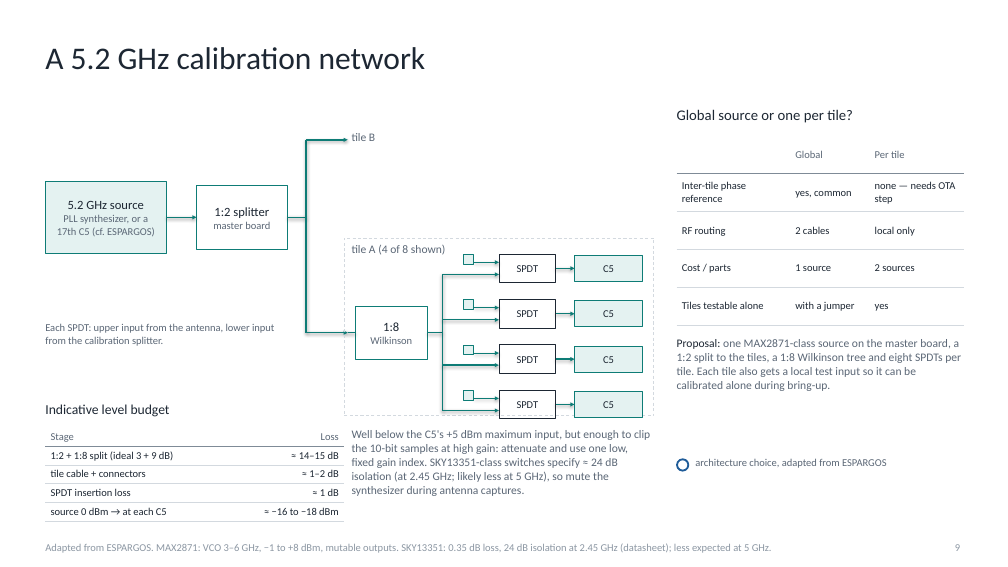
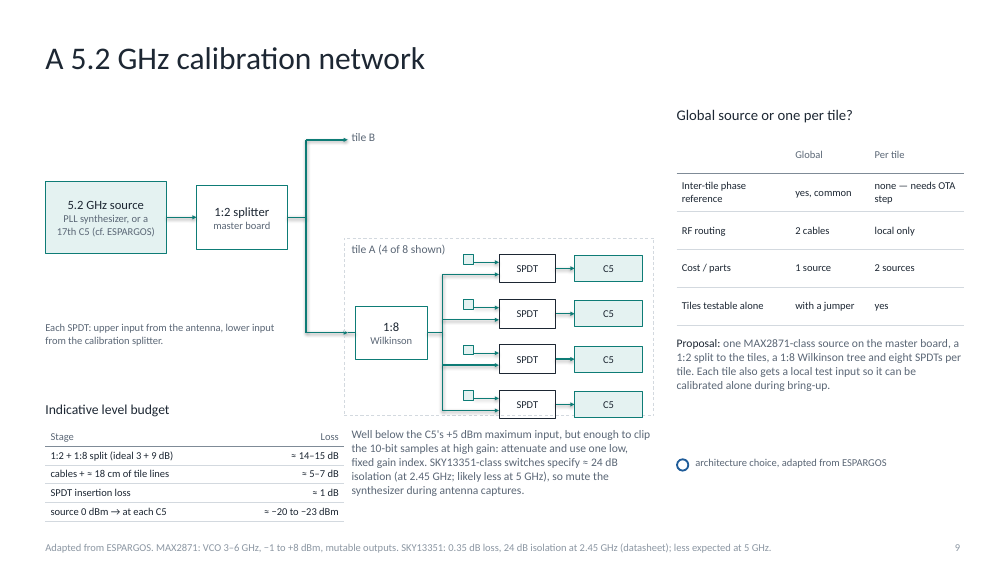
Before and after one commit to Seguar/seguar.github.io, a slide deck: slide 9 of esp32-c5-phased-array/deck/esp32_c5_phased_array_2x8_tiles.pptx. Drawn at 1008x567 pixels with LibreOffice and Linux fonts; fonts in the diff are those of the drawing. Boxes give left, top, right and bottom in pixels: in the first picture for what was removed or moved away, otherwise in the second. Text is boxed around its words. In the diff, an @@ line names an element or a change of style, - is before the commit and + after.

```diff
--- a/esp32-c5-phased-array/deck/esp32_c5_phased_array_2x8_tiles.pptx
+++ b/esp32-c5-phased-array/deck/esp32_c5_phased_array_2x8_tiles.pptx
@@ table at (45, 427, 344, 522) @@
-row 3, column 1: tile cable + connectors
+row 3, column 1: cables + ≈ 18 cm of tile lines
-row 3, column 2: ≈ 1–2 dB
+row 3, column 2: ≈ 5–7 dB
-row 5, column 2: ≈ −16 to −18 dBm
+row 5, column 2: ≈ −20 to −23 dBm
```
Also in this commit, not shown: 8 other slides changed, 14 other files.
